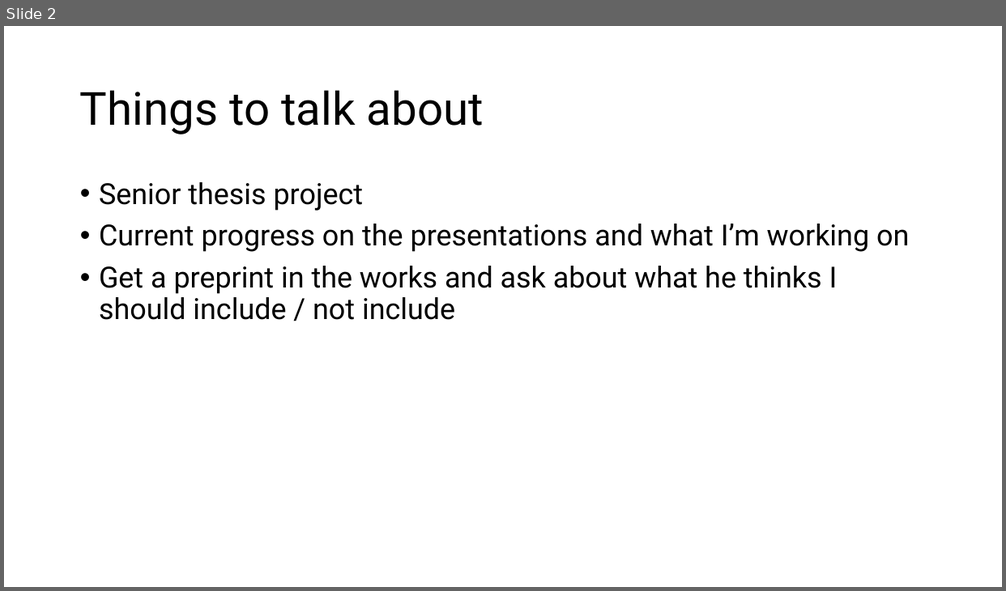
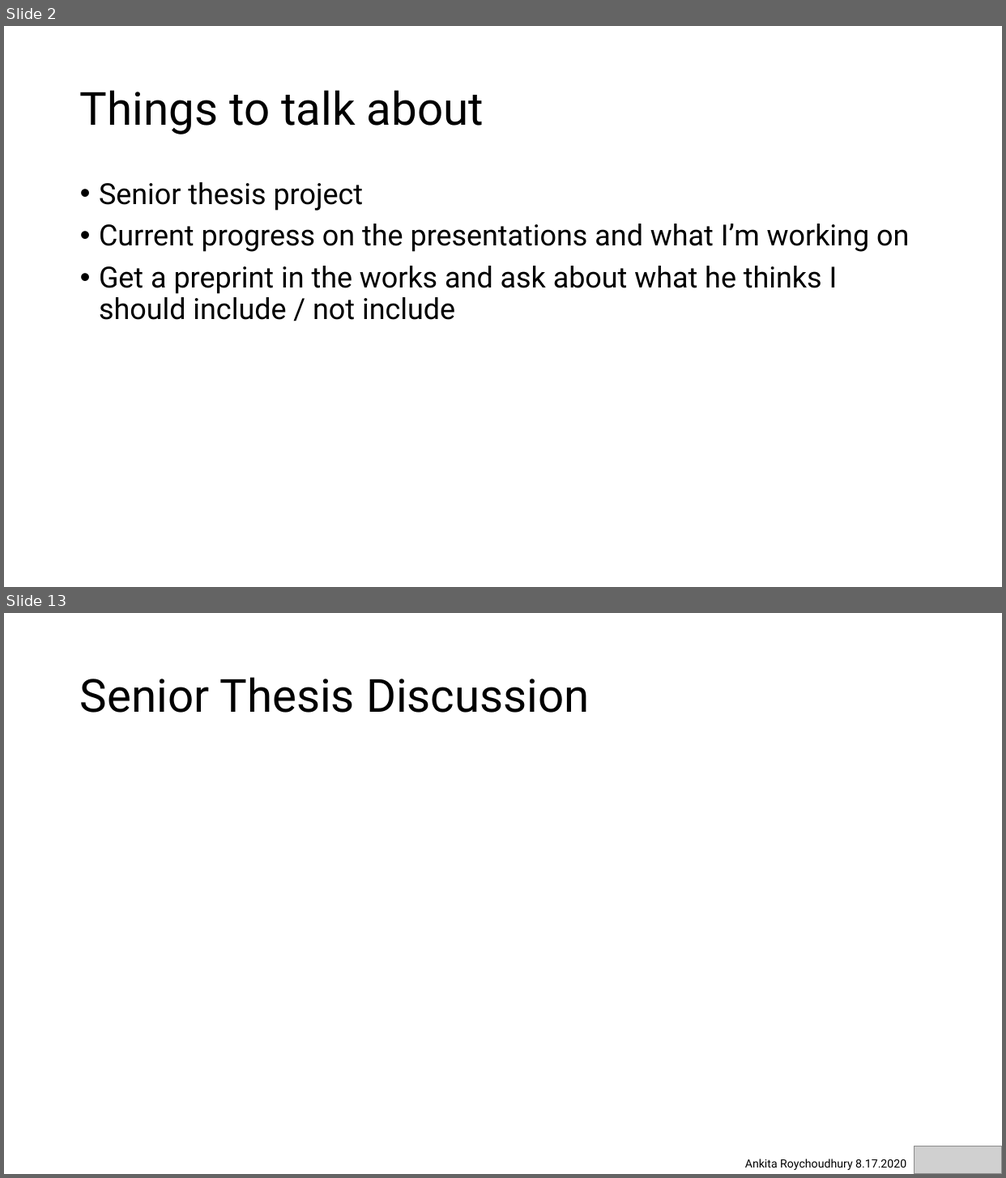
Before and after one commit to AnkitaRoychoudhury/ug_murray, a slide deck: miscellaneous/presentations/20200817_murray_mtg.pptx. Shown one above the other, each under a label of ours: slide 2 before the commit, slides 2 and 13 after it; the slides between them are not shown. The pictures are 1006x591 and 1006x1178 pixels, drawn with LibreOffice and Linux fonts; fonts in the diff are those of the drawing; grey boxes stand for pictures. Boxes give left, top, right and bottom in pixels: in the first picture for what was removed or moved away, otherwise in the second. Text is boxed around its words. In the diff, an @@ line names an element or a change of style, - is before the commit and + after.

```diff
--- a/miscellaneous/presentations/20200817_murray_mtg.pptx
+++ b/miscellaneous/presentations/20200817_murray_mtg.pptx
@@ slide 13 added at box(4, 613, 1002, 1174), background #FFFFFF @@
@@ title added at box(80, 677, 590, 713), 44 pt, text #000000 @@
+Senior Thesis Discussion
@@ picture added at box(914, 1146, 1002, 1174) @@
@@ text added at box(745, 1159, 906, 1170), 11 pt, text #000000 @@
+Ankita Roychoudhury 8.17.2020
```
Also in this commit, not shown: 1 slide changed, 11 other slides added, 14 other files.
